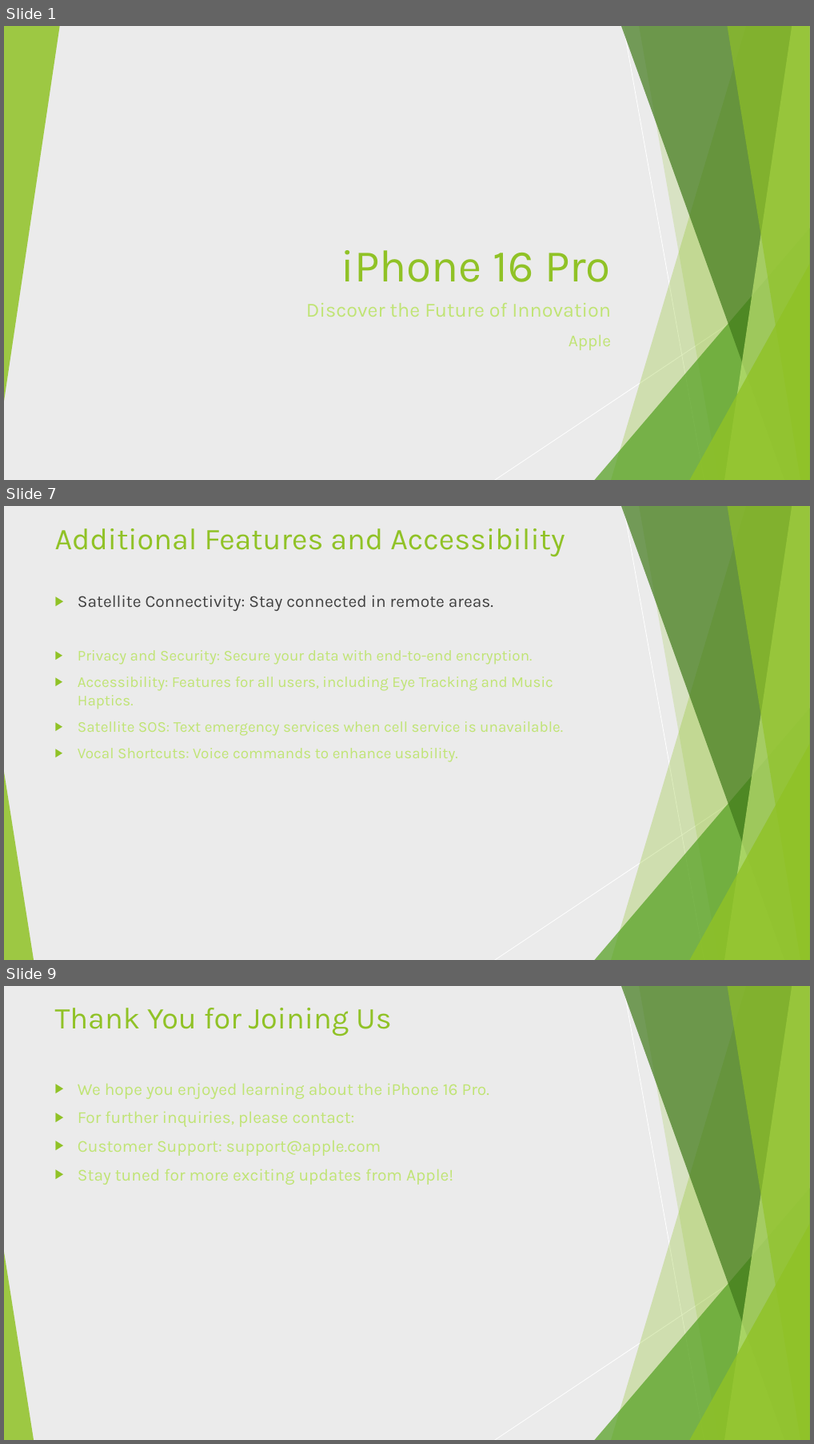
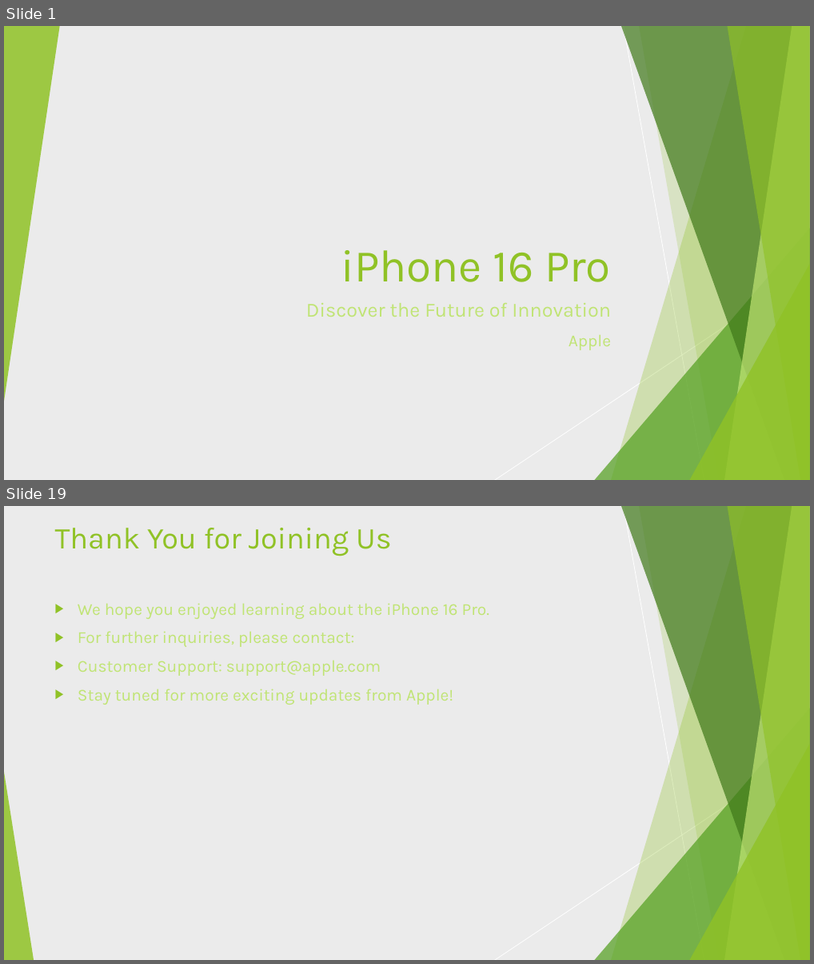
Before and after one commit to AlanHootman/ppt_assistant, a slide deck: scripts/init_data/ppt_analysis/2/Iphone16Pro.pptx. Shown one above the other, each under a label of ours: slides 1, 7 and 9 before the commit, slides 1 and 19 after it; the slides between them are not shown. The pictures are 814x1444 and 814x964 pixels, drawn with LibreOffice and Linux fonts; fonts in the diff are those of the drawing. Boxes give left, top, right and bottom in pixels: in the first picture for what was removed or moved away, otherwise in the second. Text is boxed around its words. In the diff, an @@ line names an element or a change of style, - is before the commit and + after.

```diff
--- a/scripts/init_data/ppt_analysis/2/Iphone16Pro.pptx
+++ b/scripts/init_data/ppt_analysis/2/Iphone16Pro.pptx
@@ slide 7 removed at bbox=[4, 506, 810, 960], background #FFFFFF; not listed: 10 template elements that a slide beside it also shows @@
@@ title removed at bbox=[55, 528, 565, 557] @@
-Additional Features and Accessibility
@@ text removed at bbox=[78, 595, 563, 762] @@
-▶ Satellite Connectivity: Stay connected in remote areas.
-▶ Privacy and Security: Secure your data with end-to-end encryption.
-▶ Accessibility: Features for all users, including Eye Tracking and Music Haptics.
-▶ Satellite SOS: Text emergency services when cell service is unavailable.
-▶ Vocal Shortcuts: Voice commands to enhance usability.
@@ what was slide 9 is now slide 19 @@
```
Also in this commit, not shown: 17 slides added, 6 other slides removed, 1 other file.
